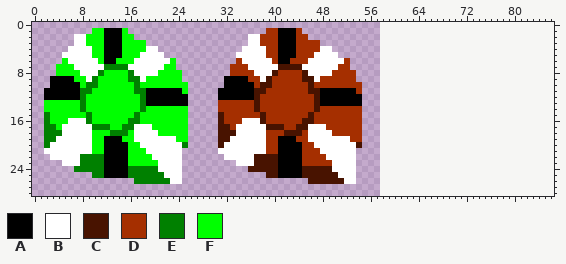
Sprite sheet, stored at assets/1x/stakes.png. This is how it looked before the edit.
The file is 58x29 pixels. The old version is drawn lined up with the new one, on the new canvas.
Palette (. is transparent): A #000000  B #ffffff  C #481300  D #a52f00  E #008000  F #00ff00
Pixels before (only the part around the change), first column x 53:
 0 ..................................
 1 ..................................
 2 ..................................
 3 ..................................
 4 ..................................
 5 ..................................
 6 ..................................
 7 ..................................
 8 D.................................
 9 D.................................
10 DD................................
11 AD................................
12 AA................................
13 AA................................
14 DD................................
15 DD................................
16 DD................................
17 DD................................
18 DD................................
19 DD................................
20 BC................................
21 B.................................
22 B.................................
23 B.................................
24 B.................................
25 B.................................
26 B.................................
27 ..................................
28 ..................................
After:
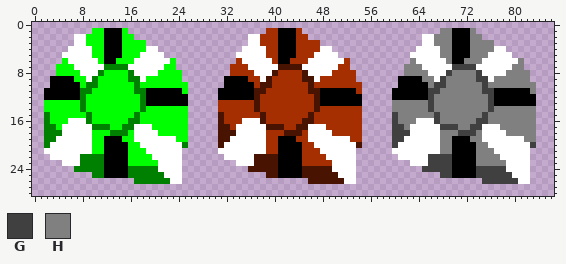
Colours new in this view: G #404040  H #808080
The author wrote: add Suitless + Monochrome Stake
Changes in this commit:
canvas 58x29 -> 87x29
Changed rows in their new state; - is an unchanged pixel.
first column x 60:
 1 --------HHAAAH----------
 2 -----BBHHHAAAHH---------
 3 -----BBHHHAAAHHHH-------
 4 ----BBBBHHAAAHHHHBB-----
 5 ---BBBBBHHAAAHHHBBBB----
 6 ---HBBBBBHAAHHHBBBBBBH--
 7 --HHHBBBBBGGGGBBBBBBHH--
 8 --HHHHBBBGHHHHGBBBBHHHH-
 9 -AAAAHHBGHHHHHGGBHHHHHH-
10 -AAAAAHGGHHHHHHGHHHHHHHH
11 AAAAAAGGHHHHHHHGGAAAAAAH
12 AAAAAAGHHHHHHHHHGAAAAAAA
13 HHHHHHGHHHHHHHHHGAAAAAAA
14 HHHHHHGHHHHHHHHHGHHHHHHH
15 GHHHHHHGHHHHHHHGHHHHHHHH
16 GHHHBBBGHHHHHHGGHHHHHHHH
17 GGHBBBBBGGGHHGGBBBHHHHHH
18 GGGBBBBBHHHGGGHBBBBHHHHH
19 GGBBBBBBHHAAAHHBBBBBBBHH
20 GBBBBBBBHHAAAAHHBBBBBBBG
21 BBBBBBBBHHAAAAHHHBBBBBB-
22 -BBBBBGGGGAAAAHHHHBBBBB-
23 ---BBBGGGGAAAAHHHHHBBBB-
24 -----GGGGGAAAAGGGGGBBBB-
25 --------GGAAAAGGGGGGBBB-
26 ---------------GGGGGGBB-
Changed places in both pictures, as pixel boxes (x1, y1, x2, y2):
added: (392, 28, 536, 184)
